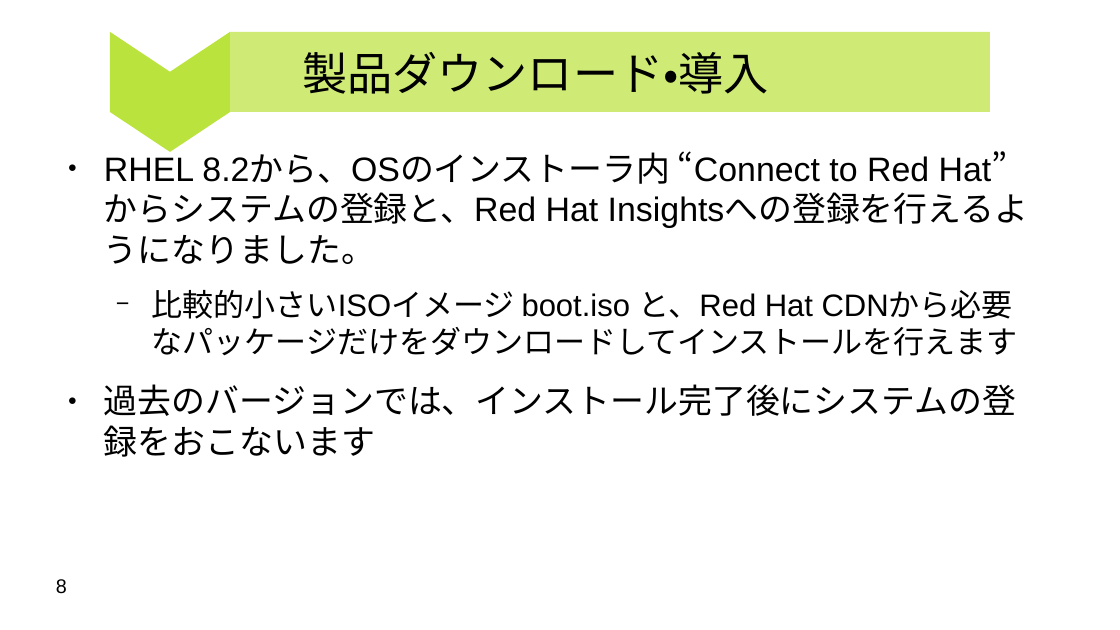
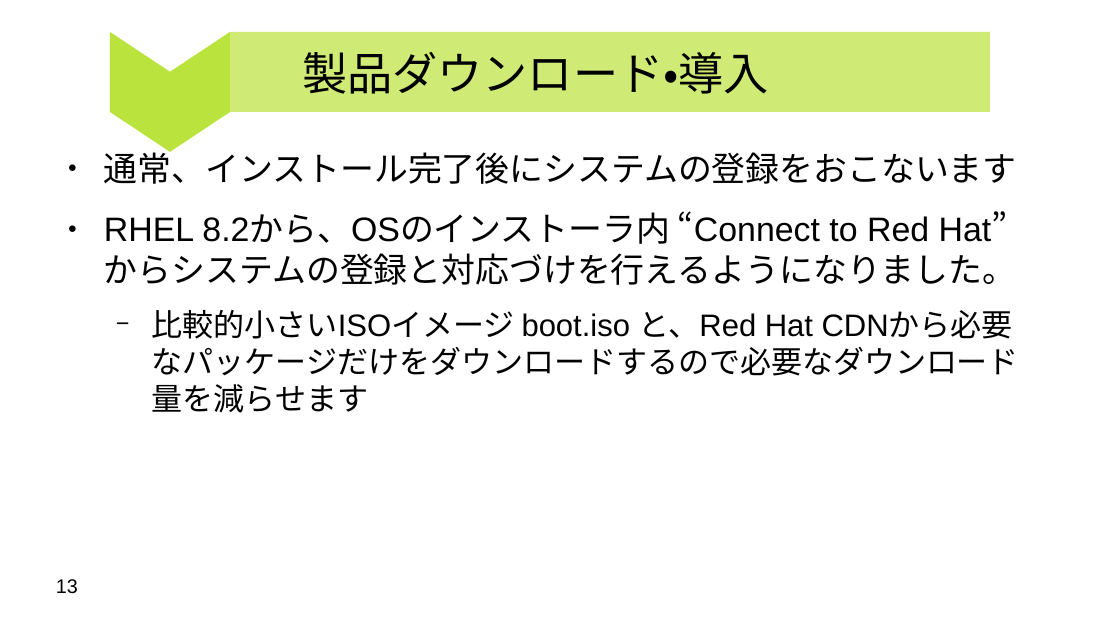
Before and after one commit to moriwaka/moriwaka.github.io, a slide deck: slide 13 of Presentation/RHEL/beginner/rhel-subscription.odp (slide 8 before the commit). Drawn at 1120x630 pixels with LibreOffice and Linux fonts; fonts in the diff are those of the drawing. Boxes give left, top, right and bottom in pixels: in the first picture for what was removed or moved away, otherwise in the second. Text is boxed around its words. In the diff, an @@ line names an element or a change of style, - is before the commit and + after.

Commit message:
add license update rhel-subscription

```diff
--- a/Presentation/RHEL/beginner/rhel-subscription.odp
+++ b/Presentation/RHEL/beginner/rhel-subscription.odp
@@ text at bbox=[104, 146, 1017, 339]: text changed @@
-● RHEL 8.2から、OSのインストーラ内 “Connect to Red Hat” からシステムの登録と、Red Hat Insightsへの登録を行えるようになりました。
-  − 比較的小さいISOイメージ boot.iso と、Red Hat CDNから必要なパッケージだけをダウンロードしてインストールを行えます
-● 過去のバージョンでは、インストール完了後にシステムの登録をおこないます
+● 通常、インストール完了後にシステムの登録をおこないます
+● RHEL 8.2から、OSのインストーラ内 “Connect to Red Hat” からシステムの登録と対応づけを行えるようになりました。
+  − 比較的小さいISOイメージ boot.iso と、Red Hat CDNから必要なパッケージだけをダウンロードするので必要なダウンロード量を減らせます
@@ page number at bbox=[56, 579, 78, 594]: text changed @@
-8
+13
```
Also in this commit, not shown: 13 other slides changed, 2 slides added, 1 slide removed, 2 other files.
